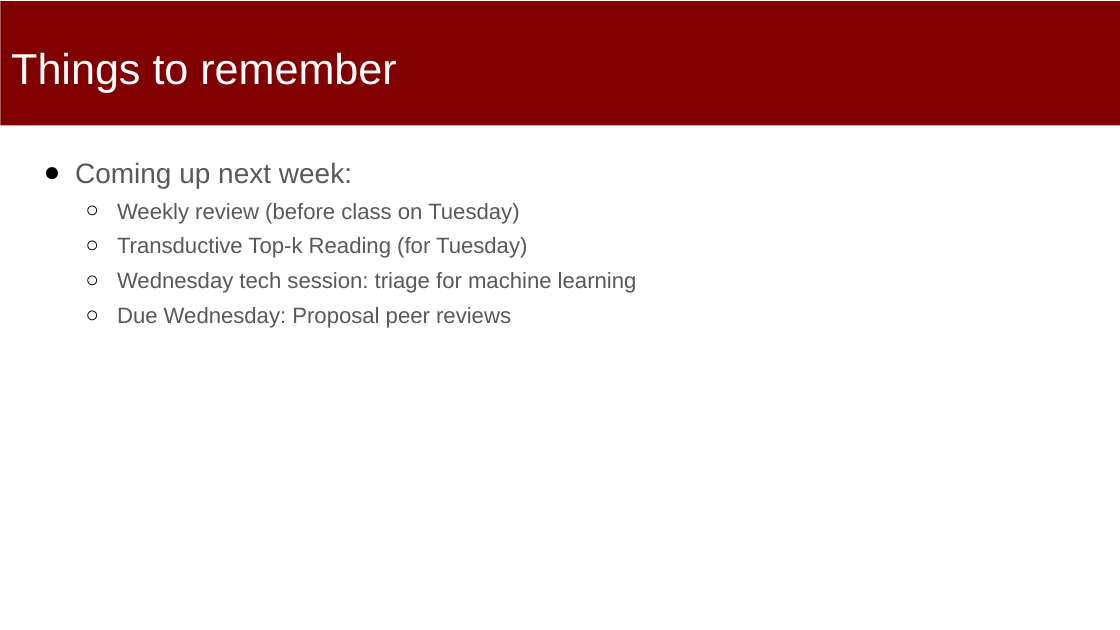
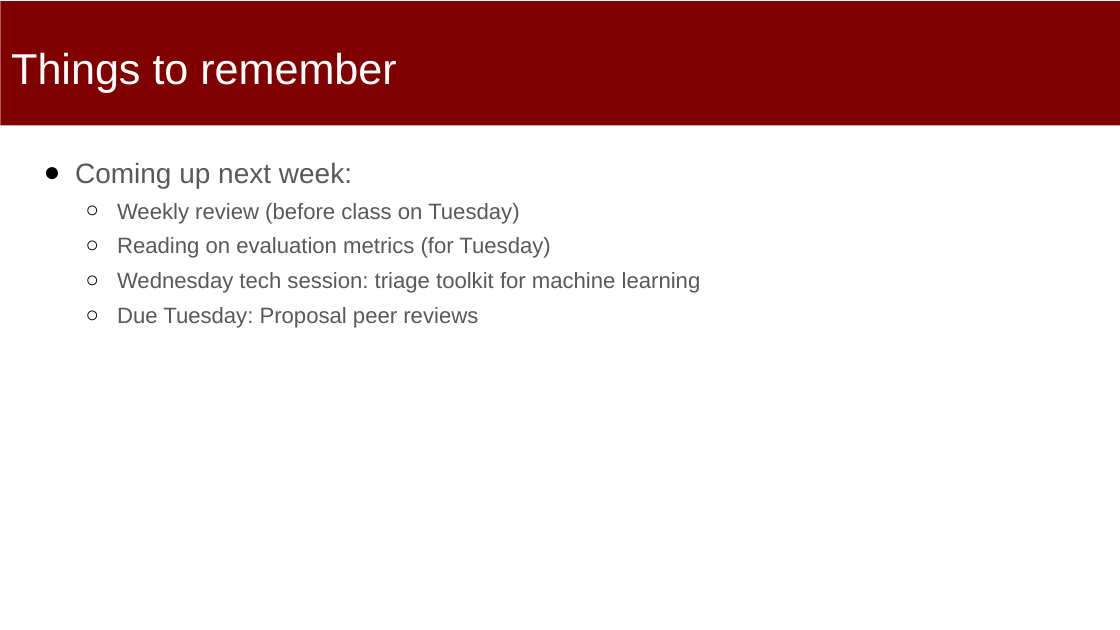
Before and after one commit to dssg/mlforpublicpolicylab, a slide deck: slide 2 of Lectures/09-Machine-Learning-Pipelines.pptx. Drawn at 1120x630 pixels with LibreOffice and Linux fonts; fonts in the diff are those of the drawing. Boxes give left, top, right and bottom in pixels: in the first picture for what was removed or moved away, otherwise in the second. Text is boxed around its words. In the diff, an @@ line names an element or a change of style, - is before the commit and + after.

Commit message:
updated

```diff
--- a/Lectures/09-Machine-Learning-Pipelines.pptx
+++ b/Lectures/09-Machine-Learning-Pipelines.pptx
@@ text at box(117, 237, 701, 328): text changed @@
-  ○ Transductive Top-k Reading (for Tuesday)
-  ○ Wednesday tech session: triage for machine learning
-  ○ Due Wednesday: Proposal peer reviews
+  ○ Reading on evaluation metrics (for Tuesday)
+  ○ Wednesday tech session: triage toolkit for machine learning
+  ○ Due Tuesday: Proposal peer reviews
```
Also in this commit, not shown: 3 other slides changed, 11 slides removed.
